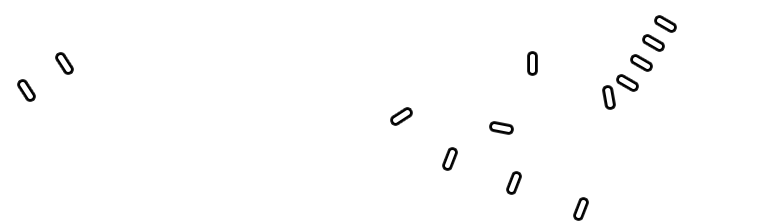
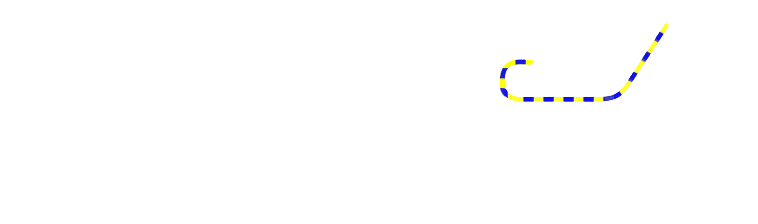
Layers edited between the first and the second 758px x 224px image:
added layer "Layer 15" above "Layer 14" over <box>499,22,669,102</box>
hid group "stations" (13 layers) over <box>18,16,676,220</box>
hid group "lines" (17 layers), blend pass through → normal over <box>20,16,677,220</box>
